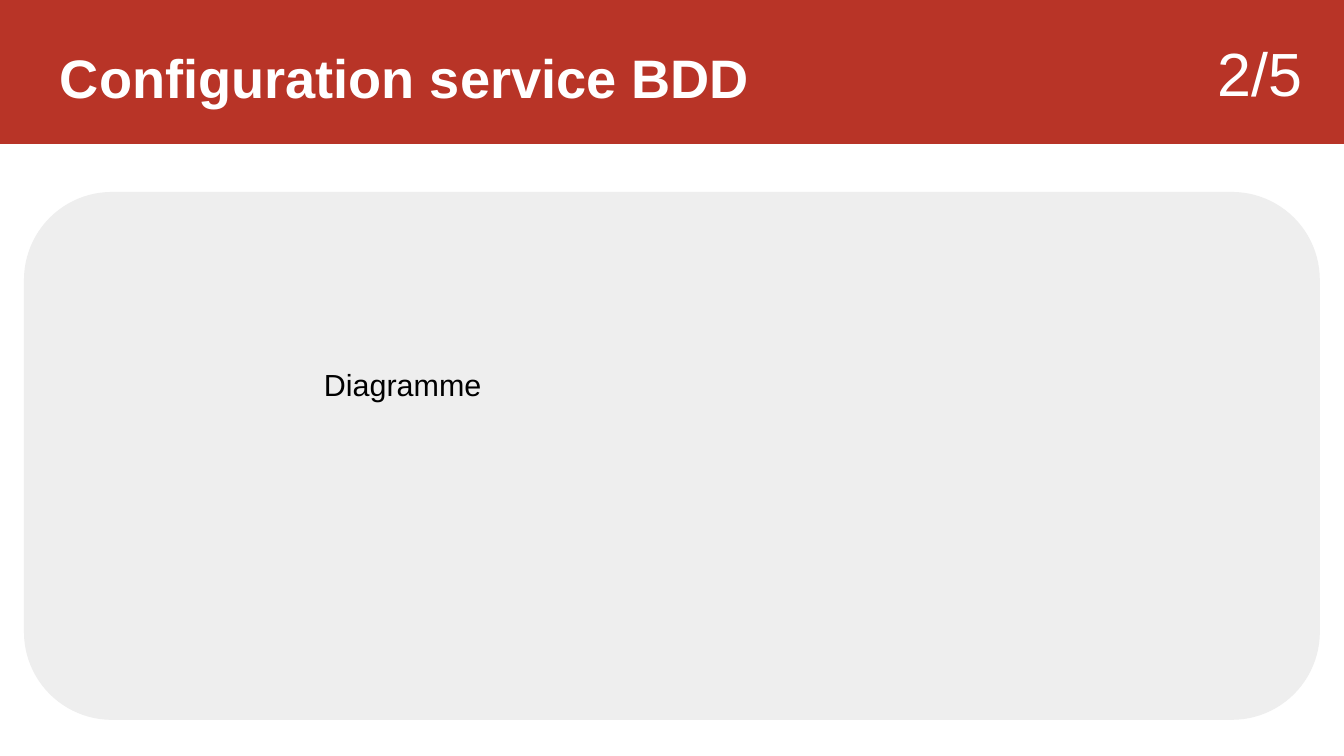
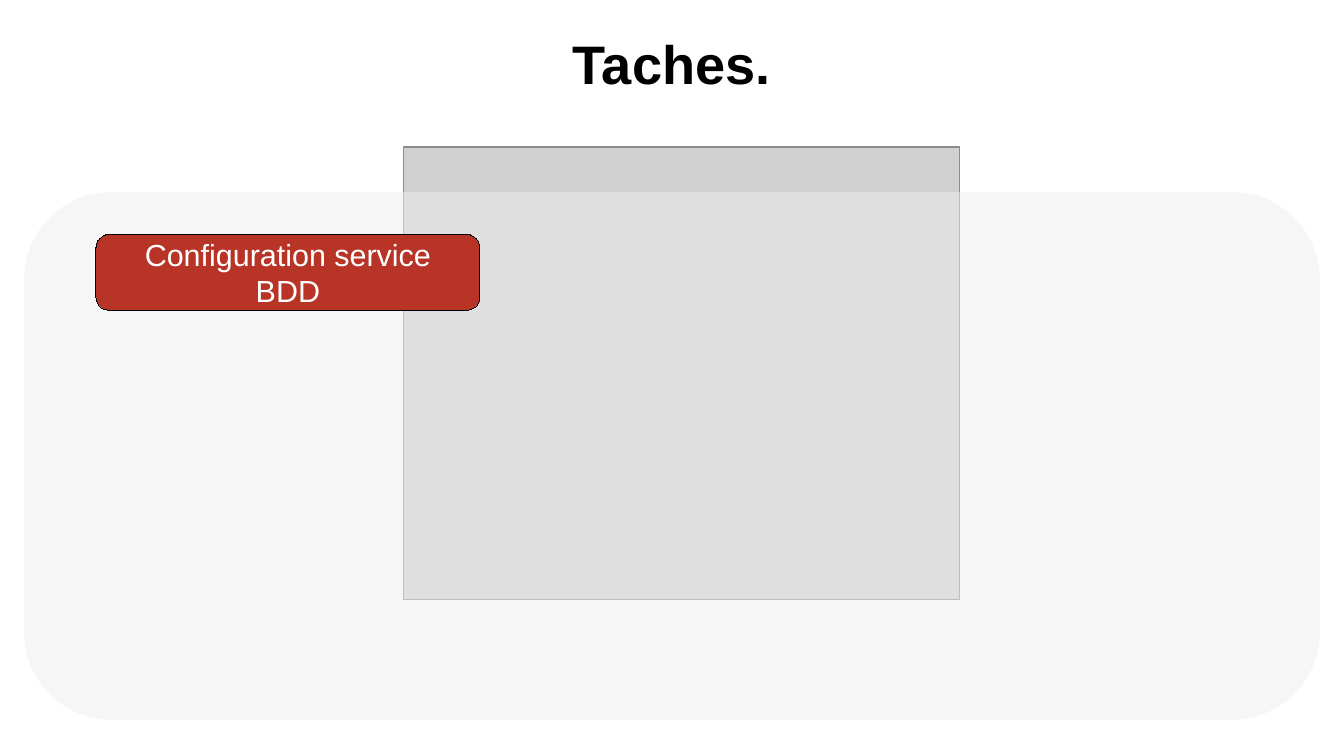
Before and after one commit to Sauvage89/sechoir-houblon, a slide deck: slide 2 of doc/diaporama/revu2/revu2_sauvage.odp (slide 16 before the commit). Drawn at 1344x756 pixels with LibreOffice and Linux fonts; fonts in the diff are those of the drawing; grey boxes stand for pictures. Boxes give left, top, right and bottom in pixels: in the first picture for what was removed or moved away, otherwise in the second. Text is boxed around its words. In the diff, an @@ line names an element or a change of style, - is before the commit and + after.

```diff
--- a/doc/diaporama/revu2/revu2_sauvage.odp
+++ b/doc/diaporama/revu2/revu2_sauvage.odp
@@ rectangle removed at bbox=[0, 0, 1344, 144] @@
@@ text added at bbox=[573, 44, 771, 85], 32 pt, text #000000, bold @@
+Taches.
@@ text removed at bbox=[1217, 52, 1302, 97] @@
-2/5
@@ picture added at bbox=[404, 148, 961, 601] @@
@@ rounded rectangle at bbox=[24, 191, 1321, 720]: fill #EEEEEE to #EEEEEE at 50% opacity @@
@@ rounded rectangle "Configuration service BDD": place and size @@
-rounded rectangle "Configuration service BDD" at bbox=[60, 58, 749, 108]
+rounded rectangle "Configuration service BDD" at bbox=[96, 234, 481, 310]
@@ rounded rectangle "Configuration service BDD" at bbox=[96, 234, 481, 310]: size 32 to 18 pt, bold off; alignment left to centre; vertical alignment top to middle; fill none to #B83427; outline none to #000000 0 pt @@
@@ text removed at bbox=[324, 374, 481, 402] @@
-Diagramme
```
Also in this commit, not shown: 12 other slides changed, 1 slide removed, 1 other file.
